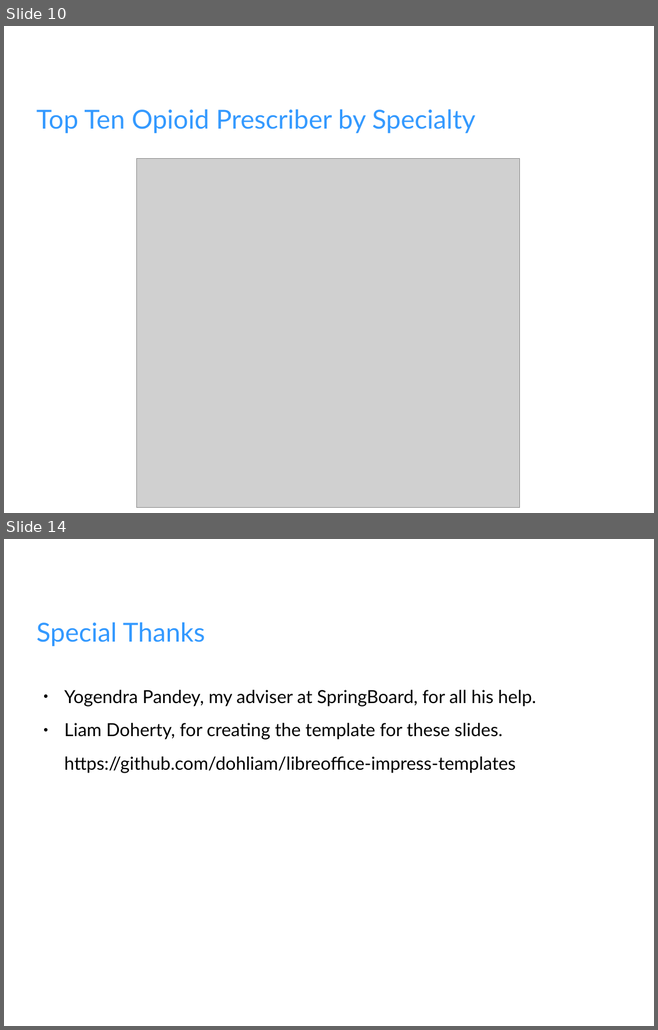
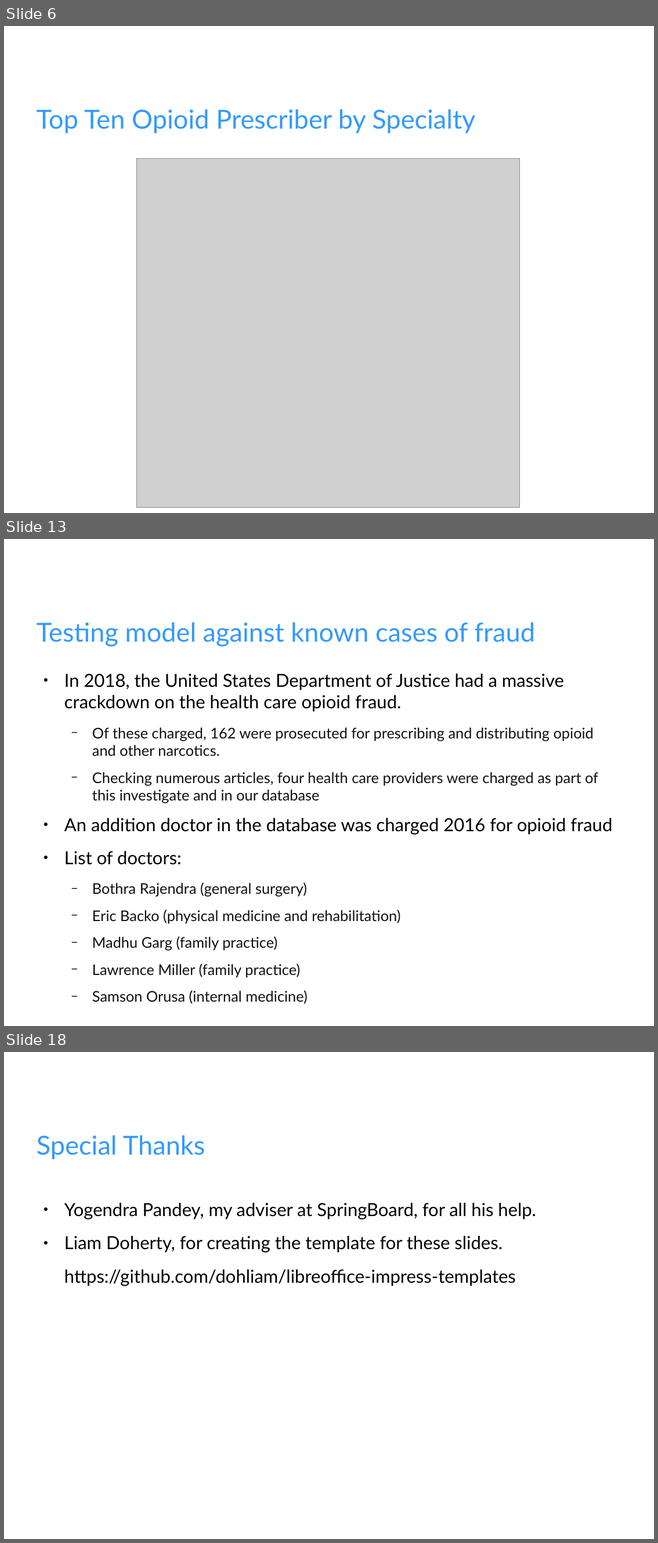
Before and after one commit to fullmetalchem15t/Springboard, a slide deck: opioid/Opoid_Slides.odp. Shown one above the other, each under a label of ours: slides 10 and 14 before the commit, slides 6, 13 and 18 after it; the slides between them are not shown. The pictures are 658x1030 and 658x1543 pixels, drawn with LibreOffice and Linux fonts; fonts in the diff are those of the drawing; grey boxes stand for pictures; background and template pictures are left out. Boxes give left, top, right and bottom in pixels: in the first picture for what was removed or moved away, otherwise in the second. Text is boxed around its words. In the diff, an @@ line names an element or a change of style, - is before the commit and + after.

Commit message:
Finished Opioid project

```diff
--- a/opioid/Opoid_Slides.odp
+++ b/opioid/Opoid_Slides.odp
@@ slide 13 added at (x1=4, y1=539, x2=654, y2=1026), background picture (left out) @@
@@ title added at (x1=36, y1=622, x2=535, y2=647), 32 pt, text #3399FF @@
+Testing model against known cases of fraud
@@ text added at (x1=64, y1=674, x2=612, y2=1004), 18 pt, text #111111 @@
+● In 2018, the United States Department of Justice had a massive crackdown on the health care opioid fraud.
+  − Of these charged, 162 were prosecuted for prescribing and distributing opioid and other narcotics.
+  − Checking numerous articles, four health care providers were charged as part of this investigate and in our database
+● An addition doctor in the database was charged 2016 for opioid fraud
+● List of doctors:
+  − Bothra Rajendra (general surgery)
+  − Eric Backo (physical medicine and rehabilitation)
+  − Madhu Garg (family practice)
+  − Lawrence Miller (family practice)
+  − Samson Orusa (internal medicine)
@@ what was slide 10 is now slide 6 @@
@@ what was slide 14 is now slide 18 @@
```
Also in this commit, not shown: 4 slides changed, 8 other slides added, 5 slides removed, 2 other files.
